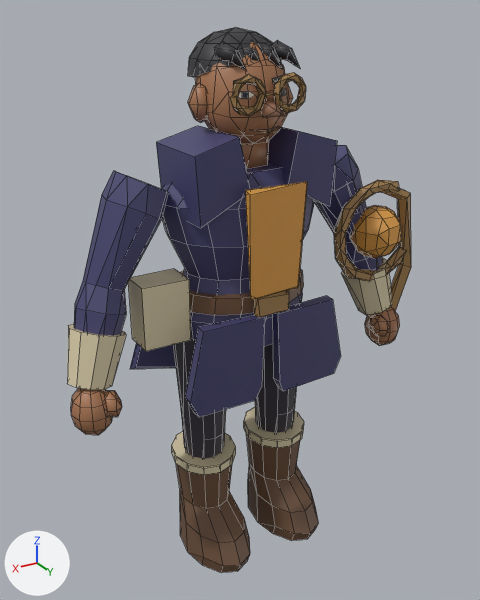
Two versions of the FBX model exports/heroes/wc_u_human_mage/SK_wc_u_human_mage_LOD1.fbx, one commit apart.
Camera for both pictures: a camera (50 mm lens) standing at (1.064, 1.776, 1.823) and looking at (-0.001, 0.0, 0.935). Every picture has the same lights, and +X, +Y and +Z are marked at lower left. The older version comes first. Mesh edges are drawn as thin lines. Where no turn or scale is listed for an object, it has been applied to the vertices.

Names of what the first picture shows: 'SK_wc_u_human_mage_LOD1'.
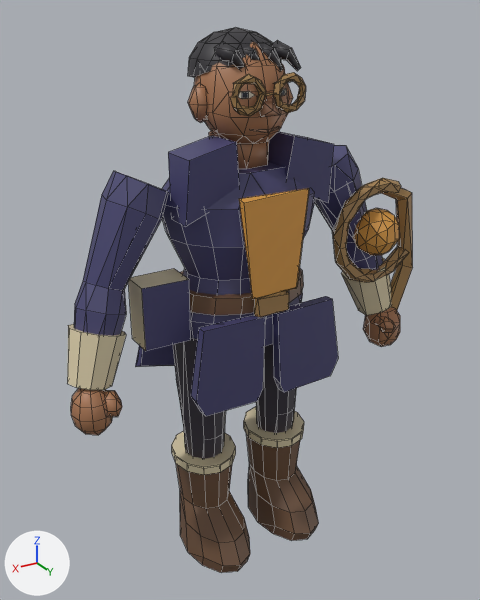
Boxes [x1, y1, x2, y2] around the edits, measured in the pictures (480 x 600 px; the box of a moved part takes in the faces that stretch with it):
'SK_wc_u_human_mage_LOD1', reshaped: before [67, 27, 411, 573]; after [67, 27, 413, 573]
part 1 of me_wc_tailoredgeometry_006, moved or reshaped: before [245, 182, 307, 300]; after [239, 188, 309, 299]
part 2 of me_wc_tailoredgeometry_006, rebuilt: before [268, 127, 337, 206]; after [268, 132, 334, 203]
part 3 of me_wc_tailoredgeometry_006, rebuilt (23% narrower, 10% shorter): before [156, 126, 250, 228]; after [168, 135, 240, 227]
part 4 of me_wc_tailoredgeometry_006, moved or reshaped: before [185, 180, 407, 417]; after [191, 178, 408, 416]
part 5 of me_wc_tailoredgeometry_006, moved or reshaped: before [130, 343, 258, 451]; after [135, 344, 258, 450]
part 6 of me_wc_tailoredgeometry_006, moved or reshaped: before [195, 50, 292, 132]; after [194, 49, 301, 133]
part 7 of me_wc_tailoredgeometry_006, surface changed (yellow to blue): [142, 280, 191, 351] in both

Patch to the scene script:
```diff
--- a/exports/heroes/wc_u_human_mage/SK_wc_u_human_mage_LOD1.fbx.py
+++ b/exports/heroes/wc_u_human_mage/SK_wc_u_human_mage_LOD1.fbx.py
@@ me_wc_tailoredgeometry_006 @@
 # used by ob_sk_wc_u_human_mage_lod1; location = (0.0, 0.0, 0.0)
-me_wc_tailoredgeometry_006.from_pydata(...)  # 1154 vertices, 1275 faces; spans x -0.68..0.63, y -0.2..0.26, z 0.02..1.79
+me_wc_tailoredgeometry_006.from_pydata(...)  # 1154 vertices, 1274 faces; spans x -0.69..0.63, y -0.2..0.26, z 0.02..1.79
+# me_wc_tailoredgeometry_006 part 1: the loose piece of 8 vertices spanning x -0.11..0.11, y 0.2..0.22, z 1.03..1.37 is scaled about its middle by (1.05, 1, 0.929), then moved by (0.0, -0.01, -0.01)
+# me_wc_tailoredgeometry_006 part 2: the loose piece of 8 vertices spanning x -0.24..-0.07, y -0.08..0.17, z 1.27..1.51 is rebuilt with 8 vertices and now spans x -0.26..-0.08, y 0.01..0.15, z 1.27..1.49
+# me_wc_tailoredgeometry_006 part 3: the loose piece of 8 vertices spanning x 0.07..0.24, y -0.08..0.17, z 1.27..1.51 is rebuilt with 8 vertices and now spans x 0.08..0.26, y 0.01..0.15, z 1.27..1.49
+# me_wc_tailoredgeometry_006 part 4: 62 vertices moved from x -0.63..0.29, y 0.01..0.2, z 0.66..1.27 to x -0.63..0.28, y 0.02..0.2, z 0.66..1.3; 104 vertices removed from x -0.65..-0.32, y 0.01..0.17, z 0.67..1.31; 99 vertices added at x -0.66..-0.32, y 0.02..0.19, z 0.67..1.31
+# me_wc_tailoredgeometry_006 part 5: 7 vertices moved from x -0.35..0.35, y -0.17..-0.14, z 0.69..0.97 to x -0.33..0.33, y -0.18..-0.15, z 0.63..0.7; 11 vertices removed from x -0.26..0.26, y -0.17..-0.03, z 0.53..0.98; 13 vertices added at x -0.26..0.26, y -0.18..-0.03, z 0.48..0.98
+# me_wc_tailoredgeometry_006 part 6: 4 vertices moved from x -0.04..0.04, y 0.15..0.2, z 1.56..1.64 to x -0.03..0.03, y 0.15..0.18, z 1.56..1.64; 10 vertices removed from x -0.06..0.13, y -0.02..0.15, z 1.57..1.68; 13 vertices added at x -0.13..0.13, y -0.04..0.15, z 1.56..1.68
+# me_wc_tailoredgeometry_006 part 7: 2 kept faces spanning x 0.23..0.38, y -0.03..0.08, z 0.87..1.08 get new texture (UV) coordinates
 me_wc_tailoredgeometry_006.materials.append(mat_m_wc_u_human_mage)
```
